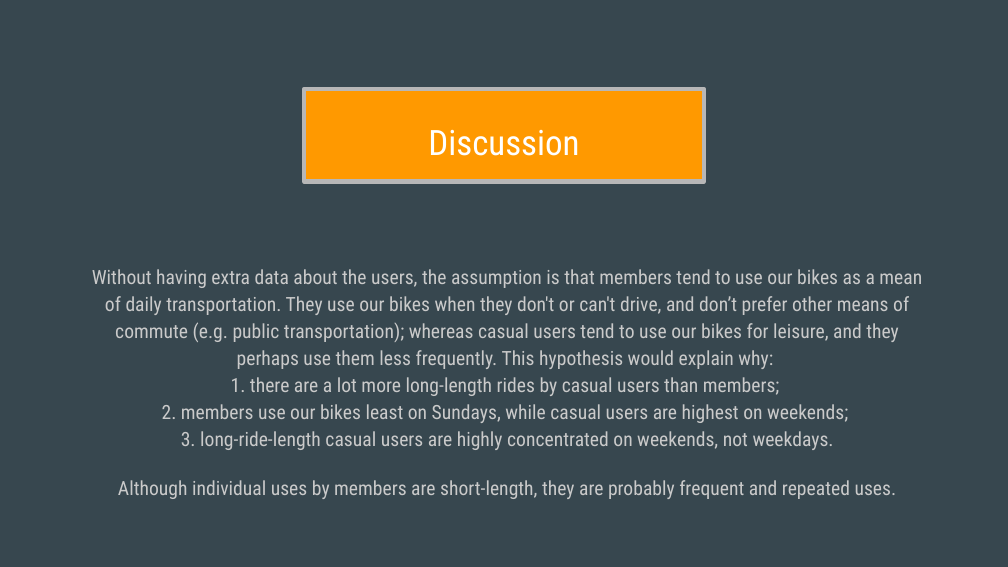
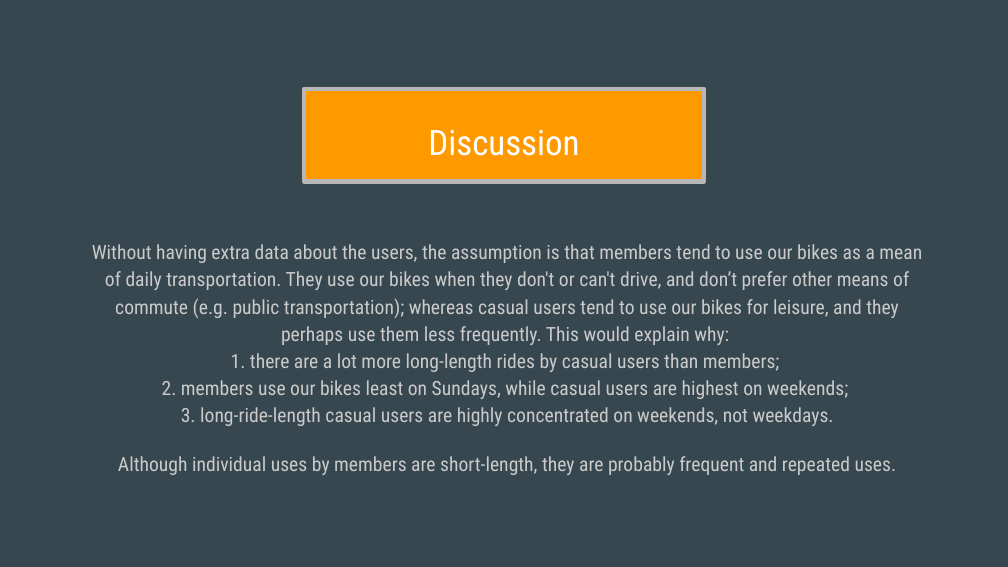
Before and after one commit to Takekuro/Cyclistic, a slide deck: slide 16 of Slides/2021_11_Cyclistic_Analysis_Members_Casual.pptx (slide 15 before the commit). Drawn at 1008x567 pixels with LibreOffice and Linux fonts; fonts in the diff are those of the drawing. Boxes give left, top, right and bottom in pixels: in the first picture for what was removed or moved away, otherwise in the second. Text is boxed around its words. In the diff, an @@ line names an element or a change of style, - is before the commit and + after.

```diff
--- a/Slides/2021_11_Cyclistic_Analysis_Members_Casual.pptx
+++ b/Slides/2021_11_Cyclistic_Analysis_Members_Casual.pptx
@@ title "Without having extra data about ...": place and size @@
-title "Without having extra data about ..." at (92, 269, 922, 499)
+title "Without having extra data about ..." at (92, 244, 922, 475)
@@ title at (92, 244, 922, 426): text changed @@
-Without having extra data about the users, the assumption is that members tend to use our bikes as a mean of daily transportation. They use our bikes when they don't or can't drive, and don’t prefer other means of commute (e.g. public transportation); whereas casual users tend to use our bikes for leisure, and they perhaps use them less frequently. This hypothesis would explain why:
-1. there are a lot more long-length rides by casual users than members;
-2. members use our bikes least on Sundays, while casual users are highest on weekends;
-3. long-ride-length casual users are highly concentrated on weekends, not weekdays.
+Without having extra data about the users, the assumption is that members tend to use our bikes as a mean of daily transportation. They use our bikes when they don't or can't drive, and don’t prefer other means of commute (e.g. public transportation); whereas casual users tend to use our bikes for leisure, and they perhaps use them less frequently. This would explain why:
+1. there are a lot more long-length rides by casual users than members;
+2. members use our bikes least on Sundays, while casual users are highest on weekends;
+3. long-ride-length casual users are highly concentrated on weekends, not weekdays.
```
Also in this commit, not shown: 10 other slides changed, 1 slide added, 1 slide removed.
